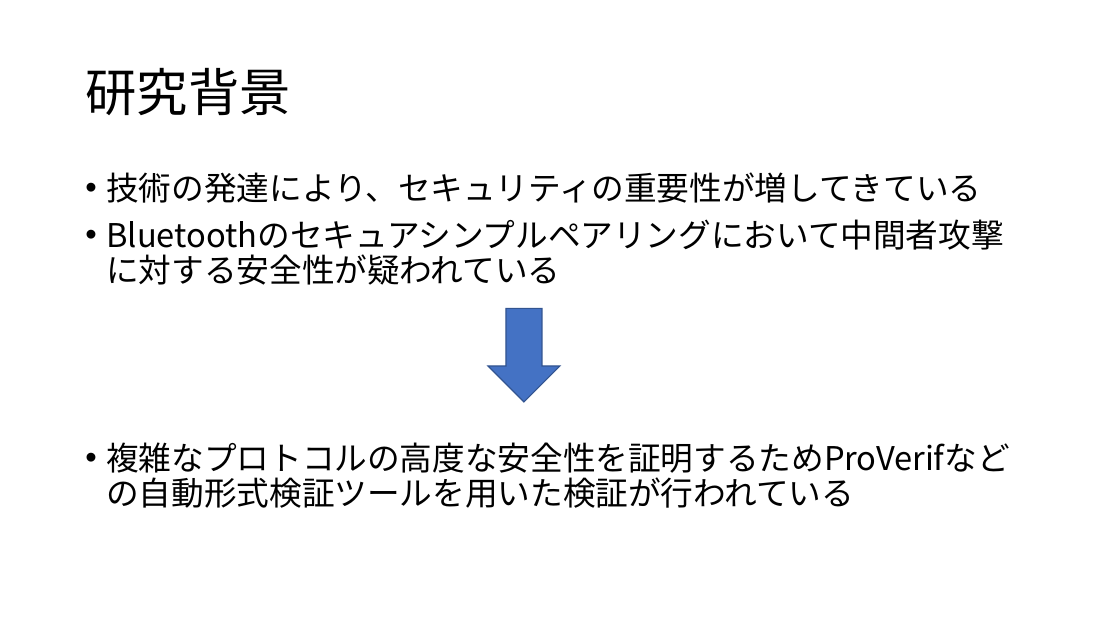
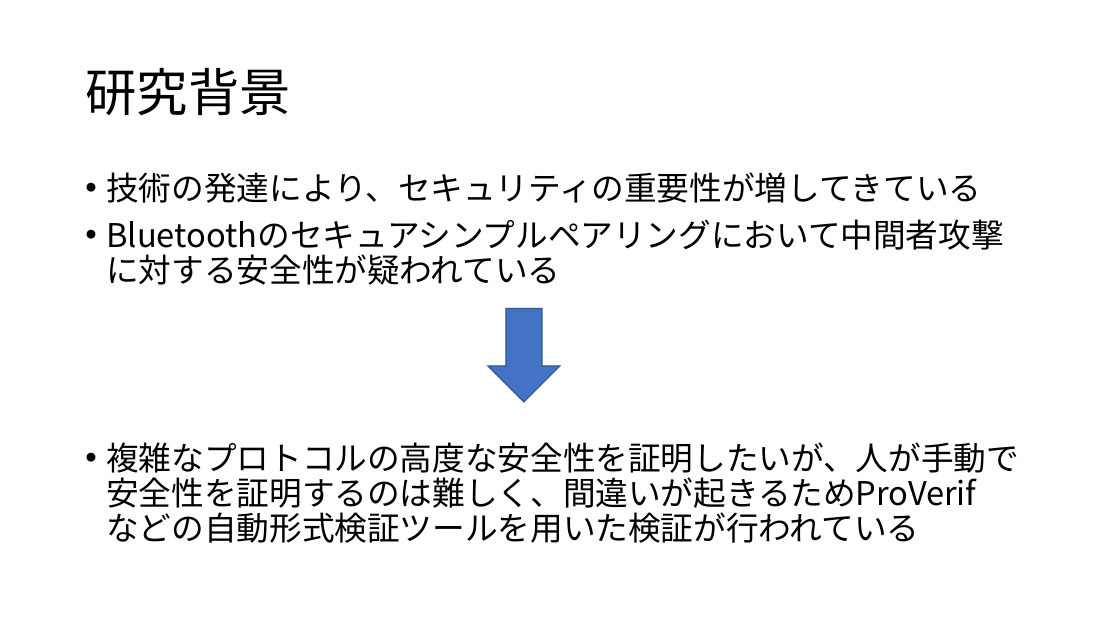
Before and after one commit to kyuto07/sotsuken, a slide deck: slide 2 of 発表資料_218K6023_河合悠斗.pptx. Drawn at 1120x630 pixels with LibreOffice and Linux fonts; fonts in the diff are those of the drawing. Boxes give left, top, right and bottom in pixels: in the first picture for what was removed or moved away, otherwise in the second. Text is boxed around its words. In the diff, an @@ line names an element or a change of style, - is before the commit and + after.

```diff
--- a/発表資料_218K6023_河合悠斗.pptx
+++ b/発表資料_218K6023_河合悠斗.pptx
@@ text at (x1=106, y1=442, x2=1019, y2=543): text changed @@
-• 複雑なプロトコルの高度な安全性を証明するためProVerifなどの自動形式検証ツールを用いた検証が行われている
+• 複雑なプロトコルの高度な安全性を証明したいが、人が手動で安全性を証明するのは難しく、間違いが起きるためProVerif などの自動形式検証ツールを用いた検証が行われている
```
Also in this commit, not shown: 5 other slides changed, 1 slide added, 1 slide removed.
